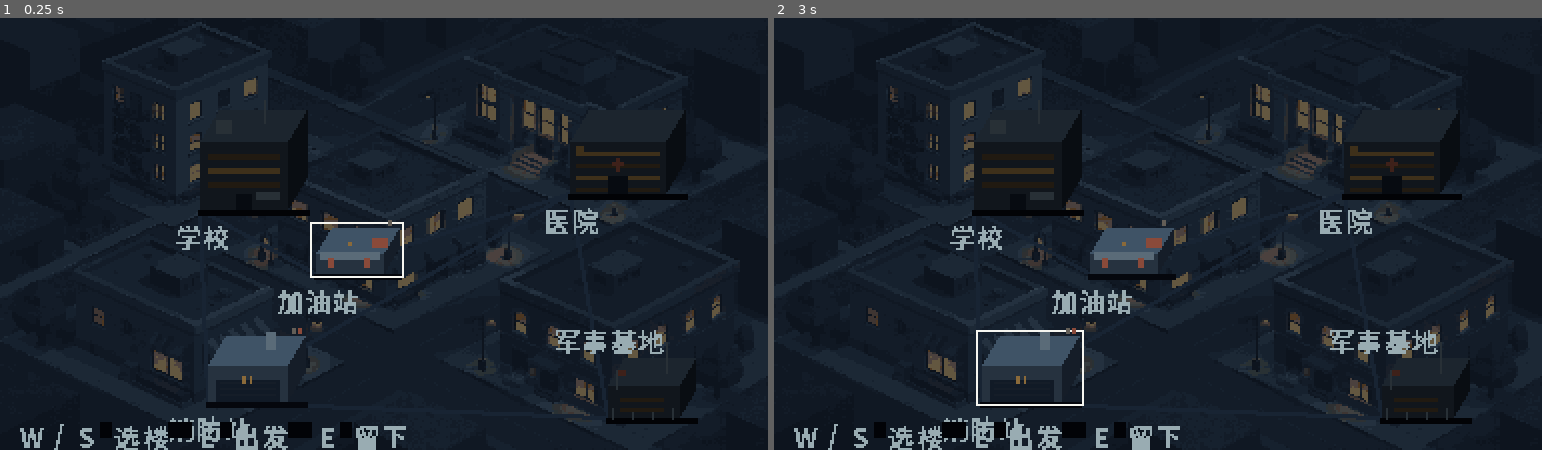
Above: before the commit, frames 1-2 (left to right).
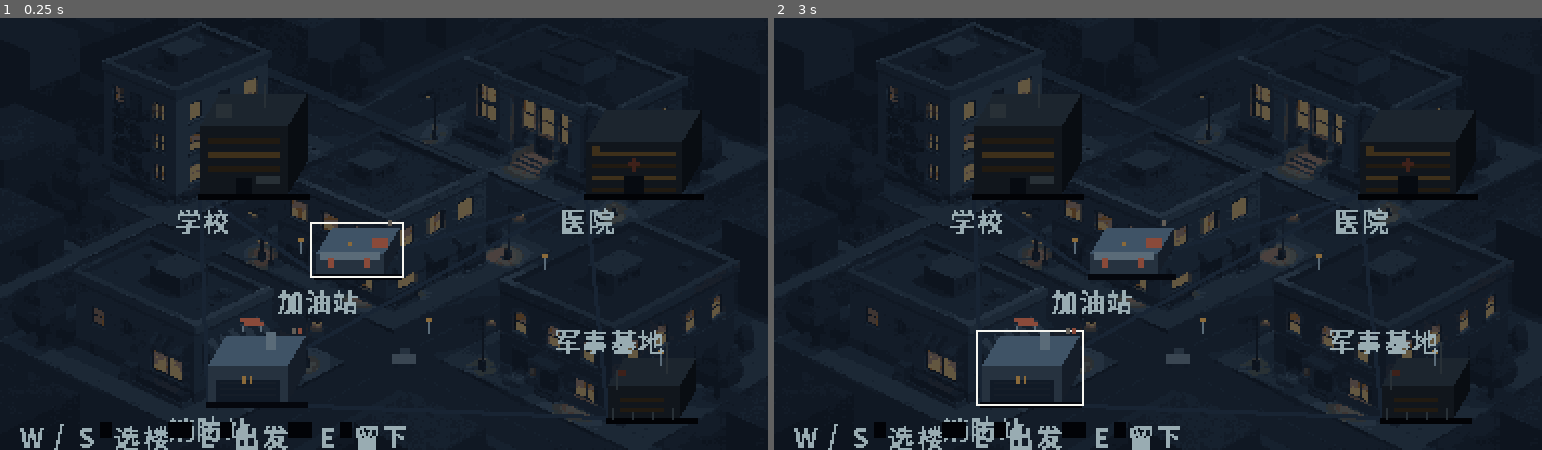
Above: after the commit, the same moments.

Repository: 42131-ship/residual-signal
Game: Godot game, scene res://game/scenes/travel_map.tscn
The game is run twice, just before and just after one commit, with the same random seed, the same clock (stepped at 60 frames per second) and the same inputs. This scene is started directly instead of the project's main scene.
Inputs (mouse positions are in pixels of both pictures, inside the frame that each line leads up to):
- Up to frame 1 (0.25 s): no input
- Up to frame 2 (3 s): tap Enter at 0.5, 2.1 s; move the mouse to (1326, 212) at 0.52 s; hold D 0.53-1.28 s; tap Shift at 0.6 s; click (1326, 212) at 0.67 s; tap E (menu_confirm) at 1.25, 2, 2.75 s; move the mouse to (1004, 255) at 1.27 s; hold Escape (menu_back) 1.28-2.03 s; tap Ctrl at 1.35 s; move the mouse to (1234, 138) at 2.02 s; hold D 2.03-2.78 s; move the mouse to (1119, 320) at 2.77 s; hold W (menu_up) from 2.78 s (still down); tap V at 2.85 s; click (1119, 320) at 2.92 s

The runs differ from the first frame. In frame 1, 2.1% of the frame differs, in the area x 22-92%, y 17-81%; in frame 2, 2.1%.

Commit message:
feat(map): 学校上移 8px / 医院右移 8px + 街道元素（路灯/报废车/路障）
- 按反馈微调锚点：school (100,96)->(100,88)、hospital (285,88)->(293,88)，其余不动
- 新增 _build_street：4 盏路灯（1px 杆 + 3x2 暖光）、报废车（车身/车顶/两轮）、路障（两块挡板 + 两条腿）
- 门禁新增第 ⑬ 段：街道层存在、4 组灯光齐全、车 4 个部件、路障挡板
- 坐标仍全部固定可断言；楼位仍在 data/travel/map_layout.json

Diff:
--- a/data/travel/map_layout.json
+++ b/data/travel/map_layout.json
@@ -5,7 +5,7 @@
   "buildings": [
     {
       "id": "school",
-      "at": [100, 96],
+      "at": [100, 88],
       "size": [44, 16],
       "height": 34,
       "detail": "school",
@@ -14,7 +14,7 @@
     },
     {
       "id": "hospital",
-      "at": [285, 88],
+      "at": [293, 88],
       "size": [48, 16],
       "height": 26,
       "detail": "hospital",
--- a/game/scenes/travel_map.gd
+++ b/game/scenes/travel_map.gd
@@ -58,6 +58,7 @@
 		push_error("TRAVEL_LOAD_FAILED: " + _travel.load_error())
 	_build_roads()
 	_build_blocks()
+	_build_street()
 	_build_labels()
 	_hint_root = _node("Hints")
 	_cursor = _node("Cursor")
@@ -279,6 +280,31 @@
 	return made
 
 
+## 街道不是空的：路灯、报废车、路障。全部程序画，坐标固定可断言。
+func _build_street() -> void:
+	var street := _node("Street")
+	# 路灯：1px 杆 + 2×2 暖光（灯本身是暖色，和窗户同一个调子）
+	var lamps := [Vector2(150, 112), Vector2(214, 152), Vector2(272, 120), Vector2(330, 168)]
+	for index in range(lamps.size()):
+		var at: Vector2 = lamps[index]
+		_rect(street, "StreetLamp%d" % index, at, Vector2(1, 6), METAL)
+		_rect(street, "StreetLampGlow%d" % index, at + Vector2(-1, -2), Vector2(3, 2), WINDOW)
+	# 报废车：车身 + 车顶 + 两个轮子
+	var car := _node("CarWreck")
+	car.position = Vector2(196, 168)
+	_rect(car, "CarBody", Vector2.ZERO, Vector2(12, 5), Color("#3a4652"))
+	_rect(car, "CarRoof", Vector2(4, -3), Vector2(5, 3), Color("#26323f"))
+	_rect(car, "CarWheel0", Vector2(1, 5), Vector2(2, 2), OPENING)
+	_rect(car, "CarWheel1", Vector2(9, 5), Vector2(2, 2), OPENING)
+	# 路障：两块斜挡板
+	var barrier := _node("Barrier")
+	barrier.position = Vector2(120, 150)
+	_rect(barrier, "BarrierBoard0", Vector2.ZERO, Vector2(10, 2), SIGN)
+	_rect(barrier, "BarrierBoard1", Vector2(2, 2), Vector2(10, 2), SIGN)
+	_rect(barrier, "BarrierLeg0", Vector2(1, 4), Vector2(1, 3), METAL)
+	_rect(barrier, "BarrierLeg1", Vector2(10, 4), Vector2(1, 3), METAL)
+
+
 func _rect(parent: Node2D, node_name: String, at: Vector2, size: Vector2, color: Color) -> void:
 	var rect := ColorRect.new()
 	rect.name = node_name
--- a/game/tests/travel_map.gd
+++ b/game/tests/travel_map.gd
@@ -180,6 +180,23 @@
 		_check(y >= 2.0 and y + 14.0 <= 216.0, "%s label vertical overflow: y=%.1f" % [id, y])
 		_check(width > 0, "%s has no label" % id)
 
+	# ⑬ 街道不是空的：路灯 / 报废车 / 路障
+	var street := _map.get_node_or_null("Street") as Node2D
+	_check(street != null, "street layer missing")
+	if street != null:
+		for index in range(4):
+			_check(street.get_node_or_null("StreetLamp%d" % index) != null, "street lamp %d missing" % index)
+			_check(street.get_node_or_null("StreetLampGlow%d" % index) != null, "street lamp glow %d missing" % index)
+	var car := _map.get_node_or_null("CarWreck") as Node2D
+	_check(car != null, "wrecked car missing")
+	if car != null:
+		for part: String in ["CarBody", "CarRoof", "CarWheel0", "CarWheel1"]:
+			_check(car.get_node_or_null(part) != null, "car part %s missing" % part)
+	var barrier := _map.get_node_or_null("Barrier") as Node2D
+	_check(barrier != null, "barrier missing")
+	if barrier != null:
+		_check(barrier.get_node_or_null("BarrierBoard0") != null, "barrier board missing")
+
 	_map.setup("school", 0)
 	await _capture("%s_topdown" % _prefix)
 	_finish()
Binary file changed: design/previews/CORRIDOR-EXIT_map.png
Binary file changed: design/previews/MAP_LAYOUT_probe.png
Binary file changed: design/previews/MAP_topdown.png
